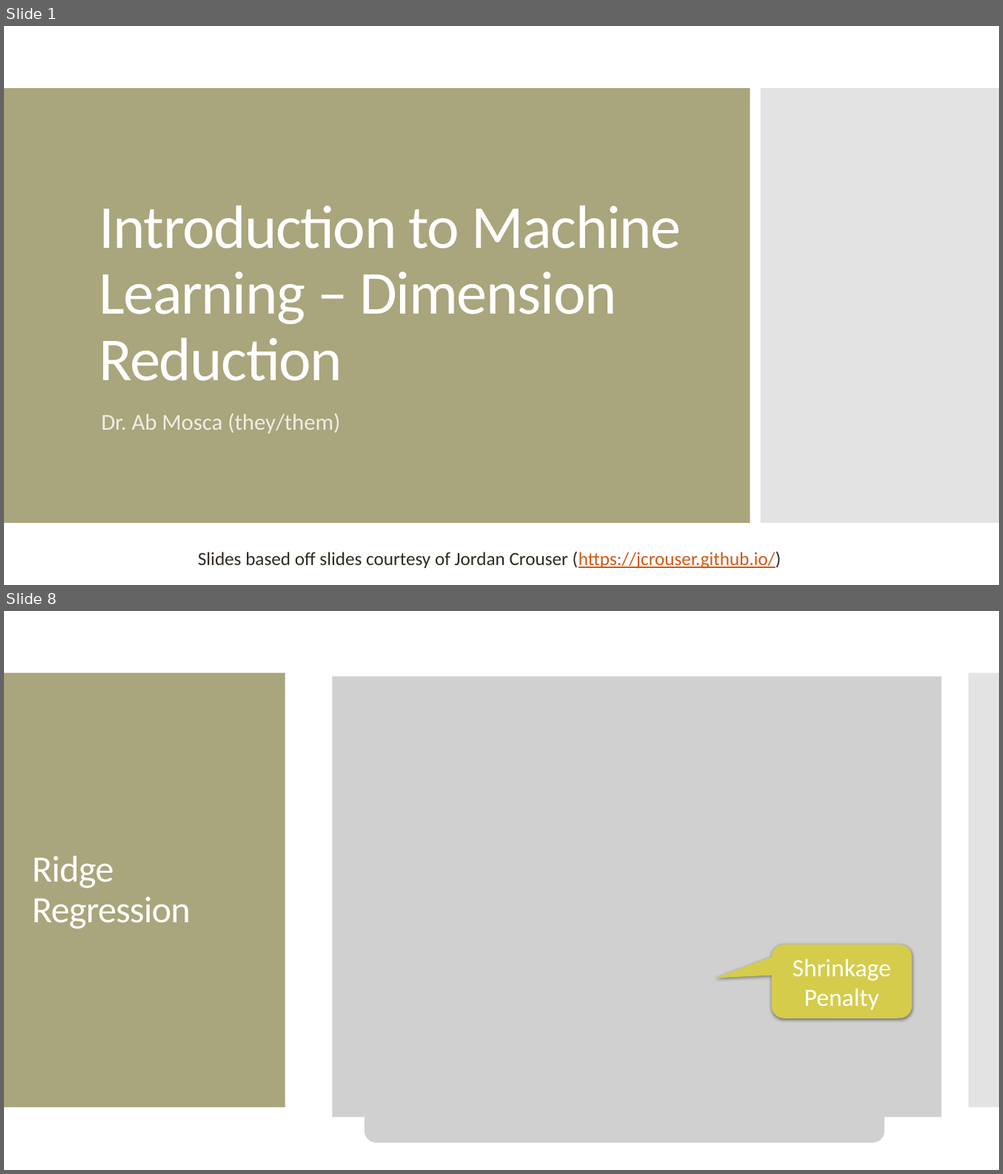
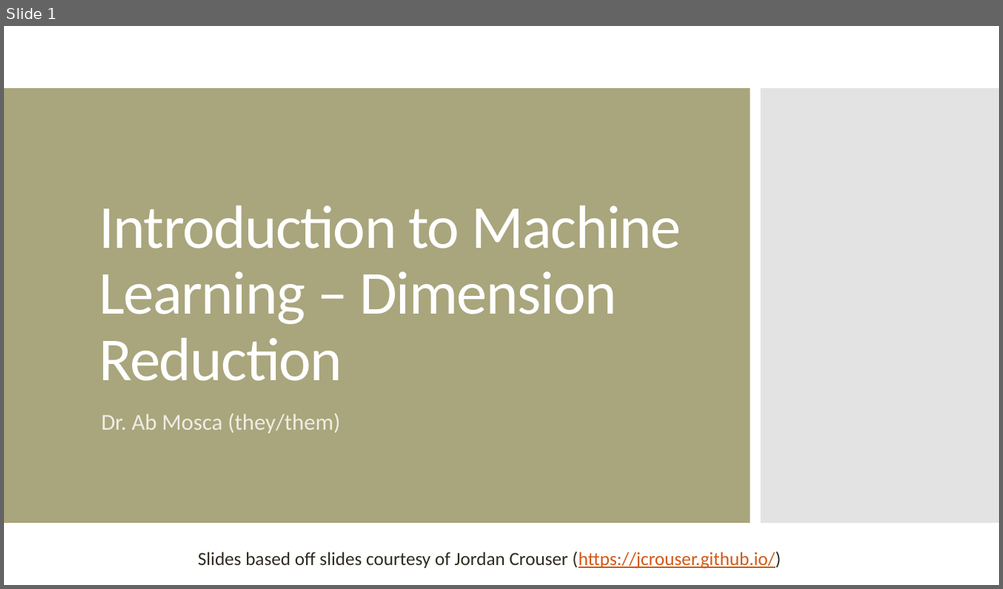
Before and after one commit to amosca01/CAIS380ML-S24, a slide deck: slides/12-dimension-reduction.pptx. Shown one above the other, each under a label of ours: slides 1 and 8 before the commit, slide 1 after it; the slides between them are not shown. The pictures are 1003x1174 and 1003x589 pixels, drawn with LibreOffice and Linux fonts; fonts in the diff are those of the drawing; grey boxes stand for pictures. Boxes give left, top, right and bottom in pixels: in the first picture for what was removed or moved away, otherwise in the second. Text is boxed around its words. In the diff, an @@ line names an element or a change of style, - is before the commit and + after.

```diff
--- a/slides/12-dimension-reduction.pptx
+++ b/slides/12-dimension-reduction.pptx
@@ slide 8 removed at bbox=[4, 611, 999, 1170], background #FFFFFF @@
@@ rectangle removed at bbox=[4, 673, 285, 1108] @@
@@ picture removed at bbox=[333, 677, 942, 1118] @@
@@ rectangle removed at bbox=[968, 673, 999, 1108] @@
@@ title removed at bbox=[32, 856, 190, 929] @@
-Ridge Regression
@@ rounded speech box removed at bbox=[771, 945, 912, 1019] @@
-Shrinkage Penalty
@@ picture removed at bbox=[364, 1073, 885, 1143] @@
```
Also in this commit, not shown: 2 slides changed, 30 slides added, 15 other slides removed, 14 other files.
